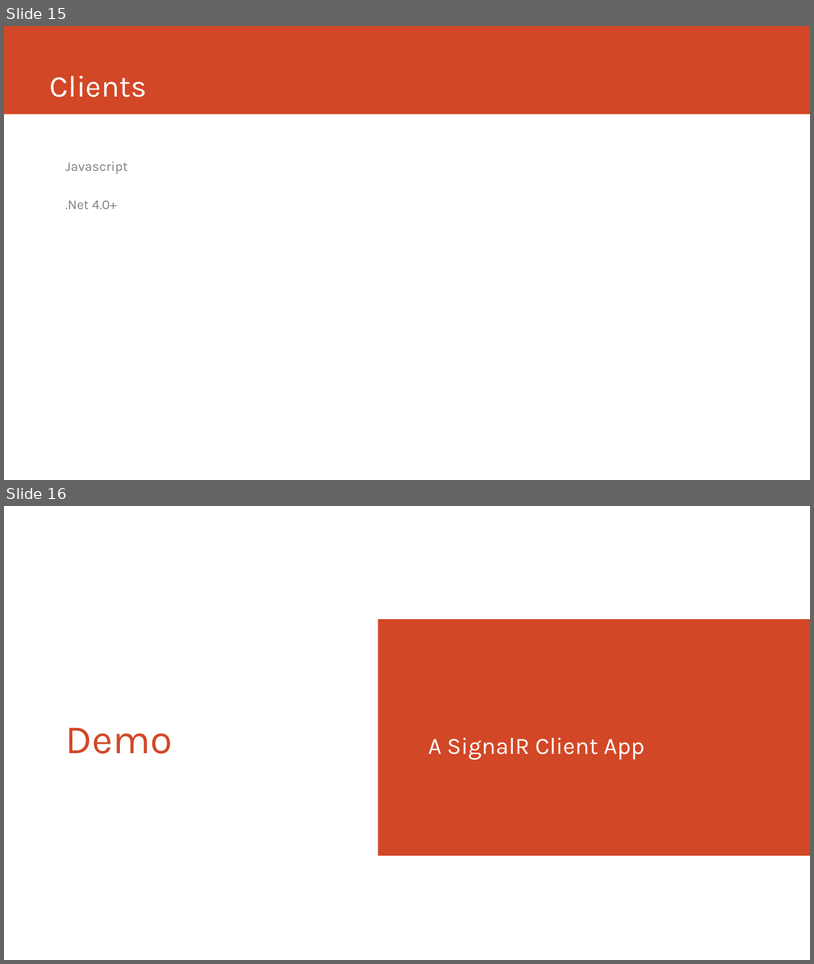
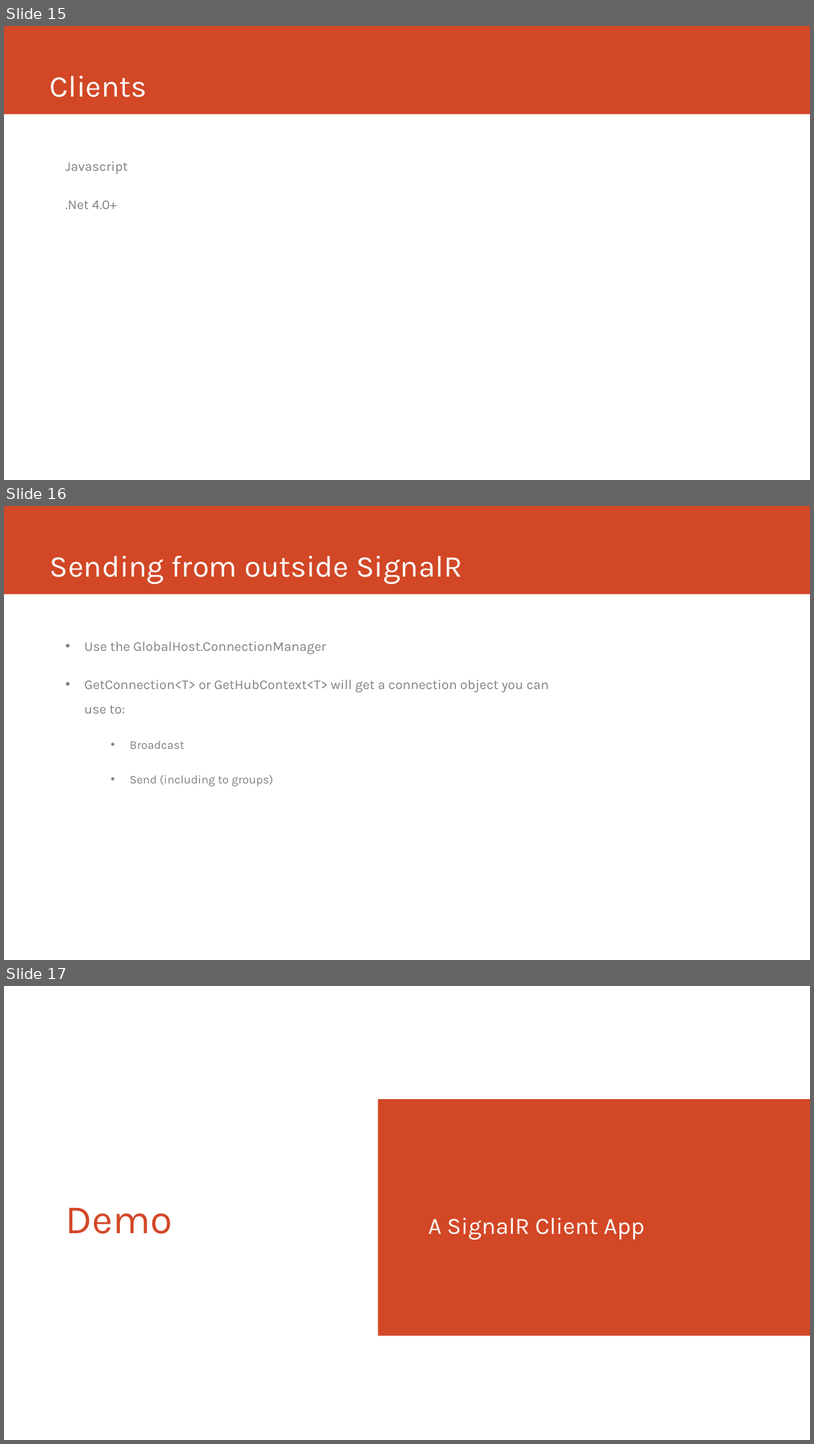
Before and after one commit to PeteGoo/Presentations.SignalR, a slide deck: SignalR.pptx. Shown one above the other, each under a label of ours: slides 15 and 16 before the commit, slides 15, 16 and 17 after it. The pictures are 814x964 and 814x1444 pixels, drawn with LibreOffice and Linux fonts; fonts in the diff are those of the drawing. Boxes give left, top, right and bottom in pixels: in the first picture for what was removed or moved away, otherwise in the second. Text is boxed around its words. In the diff, an @@ line names an element or a change of style, - is before the commit and + after.

```diff
--- a/SignalR.pptx
+++ b/SignalR.pptx
@@ slide 16 added at (4,506,810,960), background #FFFFFF; not listed: 1 template element that a slide beside it also shows @@
@@ title added at (50,556,462,584), 36 pt, text #FFFFFF @@
+Sending from outside SignalR
@@ text added at (85,641,549,786), 16 pt, text #808080 @@
+• Use the GlobalHost.ConnectionManager
+• GetConnection<T> or GetHubContext<T> will get a connection object you can use to:
+  • Broadcast
+  • Send (including to groups)
@@ what was slide 16 is now slide 17 @@
```
Also in this commit, not shown: 1 slide changed, 1 other slide added, 1 slide removed, 3 other files.
